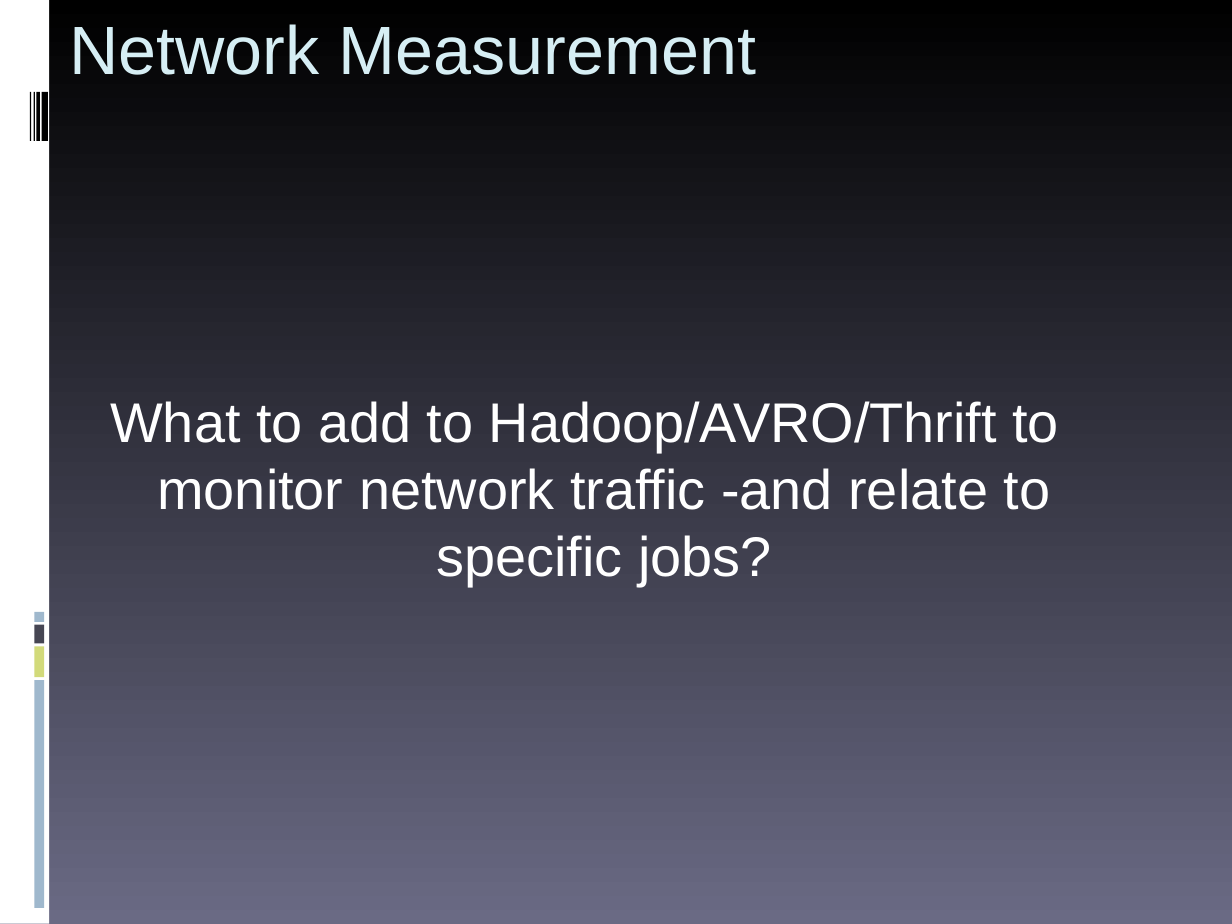
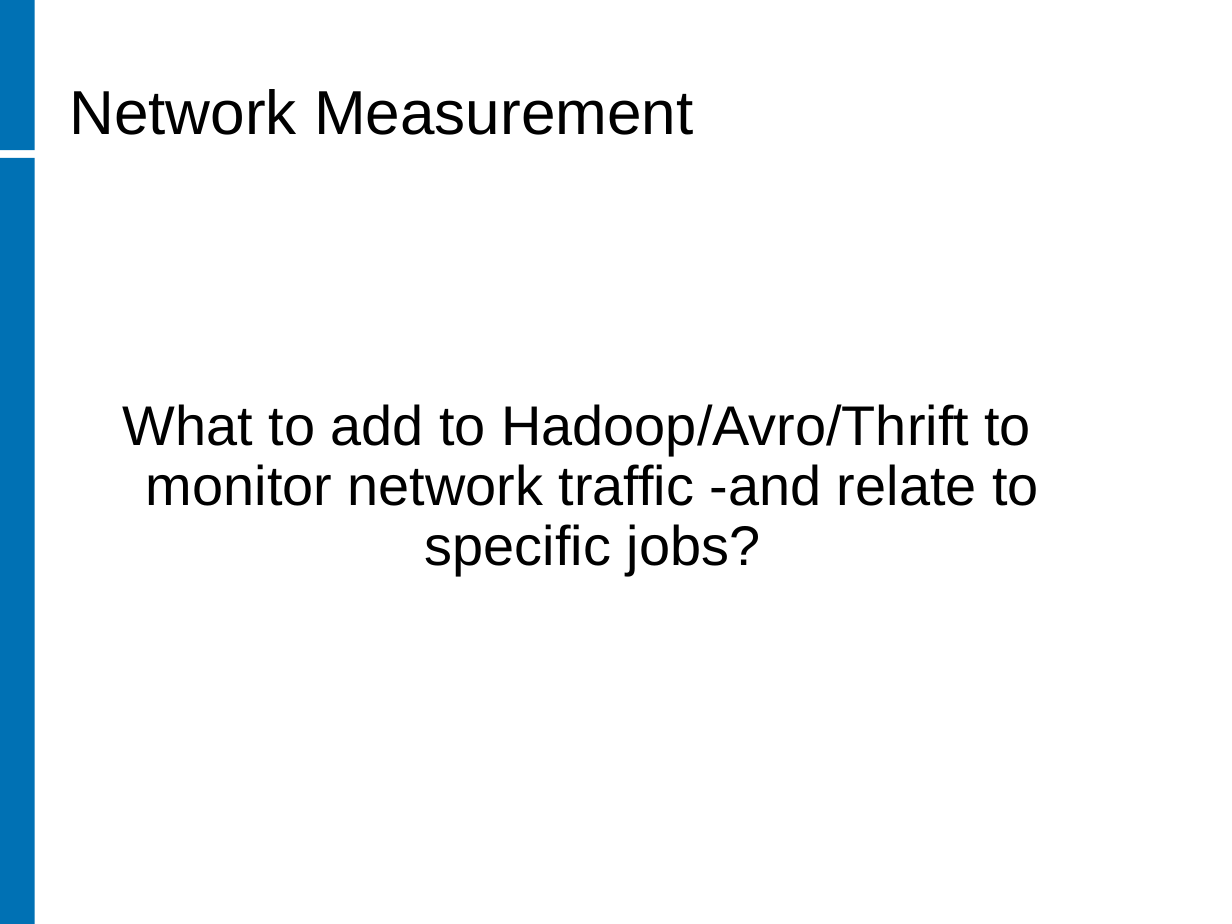
Before and after one commit to rhusar/smartfrog, a slide deck: slide 8 of core/components/hadoop/doc/workshop/benchmarking.ppt (slide 6 before the commit). Drawn at 1232x924 pixels with LibreOffice and Linux fonts; fonts in the diff are those of the drawing; background and template pictures are left out. Boxes give left, top, right and bottom in pixels: in the first picture for what was removed or moved away, otherwise in the second. Text is boxed around its words. In the diff, an @@ line names an element or a change of style, - is before the commit and + after.

```diff
--- a/core/components/hadoop/doc/workshop/benchmarking.ppt
+++ b/core/components/hadoop/doc/workshop/benchmarking.ppt
@@ background gradient #000000 to #6A6A84 to #FFFFFF @@
@@ rectangle added at [0,0,35,150], fill #0071B4 @@
@@ title "Network Measurement" at [70,89,693,135]: size 44 to 40 pt, text colour #D6EEF4 to #000000; line spacing 1 to 0.9; more space between paragraphs; vertical alignment top to bottom @@
@@ rectangle removed at [30,92,31,141] @@
@@ rectangle removed at [34,92,35,141] @@
@@ rectangle removed at [36,92,39,141] @@
@@ rectangle removed at [41,92,48,141] @@
@@ rectangle: place and size @@
-rectangle at [0,0,49,923]
+rectangle at [0,158,35,923]
@@ rectangle at [0,158,35,923]: fill #FFFFFF to #0071B4 @@
@@ subtitle at [123,404,1039,575]: text changed; text colour #FFFFFF to #000000 @@
-  What to add to Hadoop/AVRO/Thrift to monitor network traffic -and relate to specific jobs?
+  What to add to Hadoop/Avro/Thrift to monitor network traffic -and relate to specific jobs?
@@ rectangle removed at [35,625,45,644] @@
@@ rectangle removed at [35,613,45,623] @@
@@ rectangle removed at [35,646,45,677] @@
@@ rectangle removed at [35,681,45,909] @@
```
Also in this commit, not shown: 6 other slides changed, 3 slides added, 1 slide removed, 2 other files.
